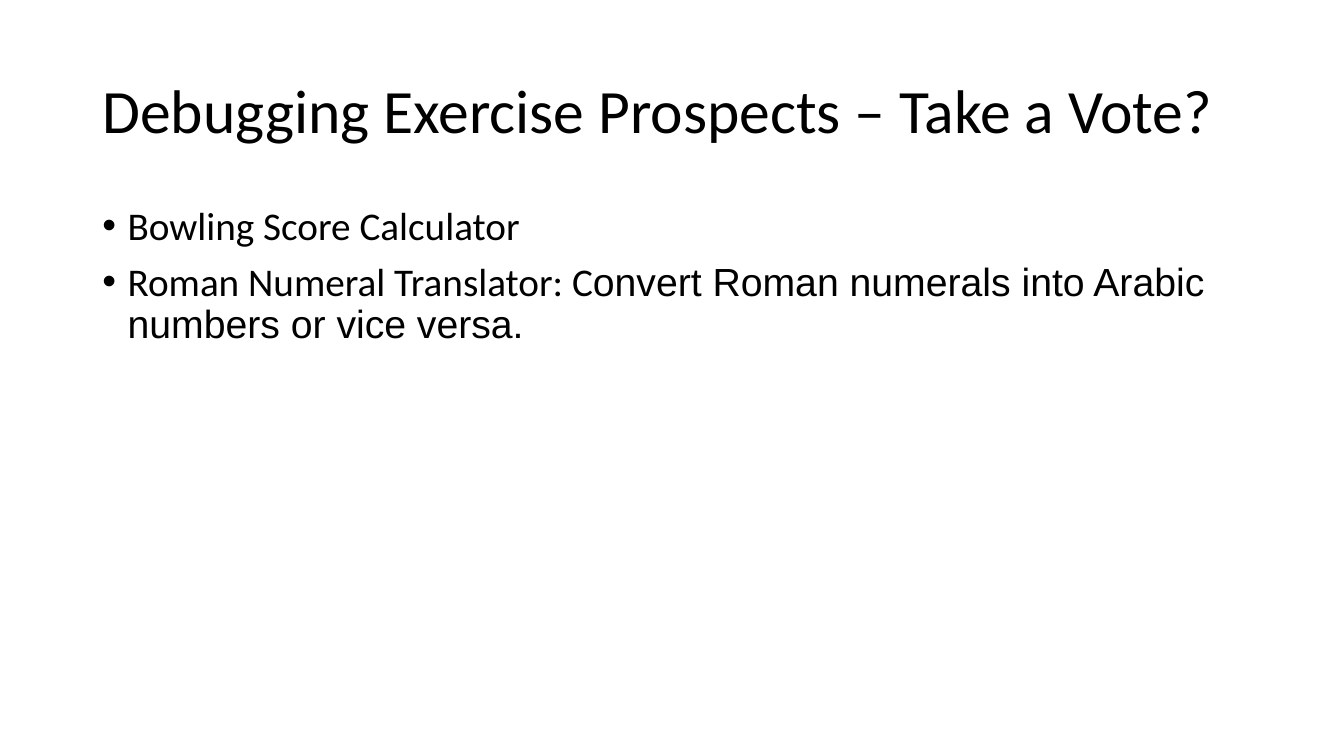
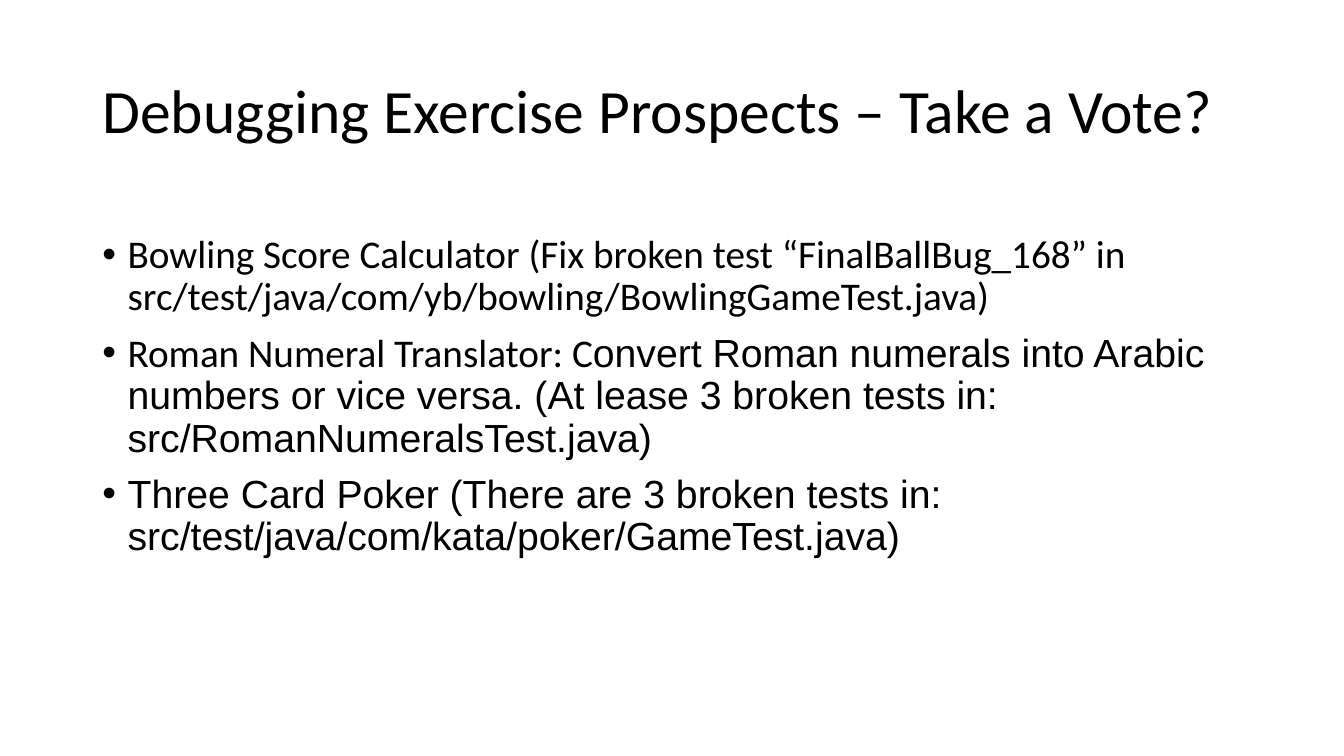
Before and after one commit to jonathan-r-jones/Mob-Programming-Demo, a slide deck: slide 14 of mob.pptx (slide 13 before the commit). Drawn at 1344x756 pixels with LibreOffice and Linux fonts; fonts in the diff are those of the drawing. Boxes give left, top, right and bottom in pixels: in the first picture for what was removed or moved away, otherwise in the second. Text is boxed around its words. In the diff, an @@ line names an element or a change of style, - is before the commit and + after.

Commit message:
Nov-28-2020_12:02_AM

```diff
--- a/mob.pptx
+++ b/mob.pptx
@@ text at (x1=128, y1=239, x2=1204, y2=558): text changed @@
-• Bowling Score Calculator
-• Roman Numeral Translator: Convert Roman numerals into Arabic numbers or vice versa.
+• Bowling Score Calculator (Fix broken test “FinalBallBug_168” in src/test/java/com/yb/bowling/BowlingGameTest.java)
+• Roman Numeral Translator: Convert Roman numerals into Arabic numbers or vice versa. (At lease 3 broken tests in: src/RomanNumeralsTest.java)
+• Three Card Poker (There are 3 broken tests in: src/test/java/com/kata/poker/GameTest.java)
```
Also in this commit, not shown: 2 other slides changed, 1 slide added.
